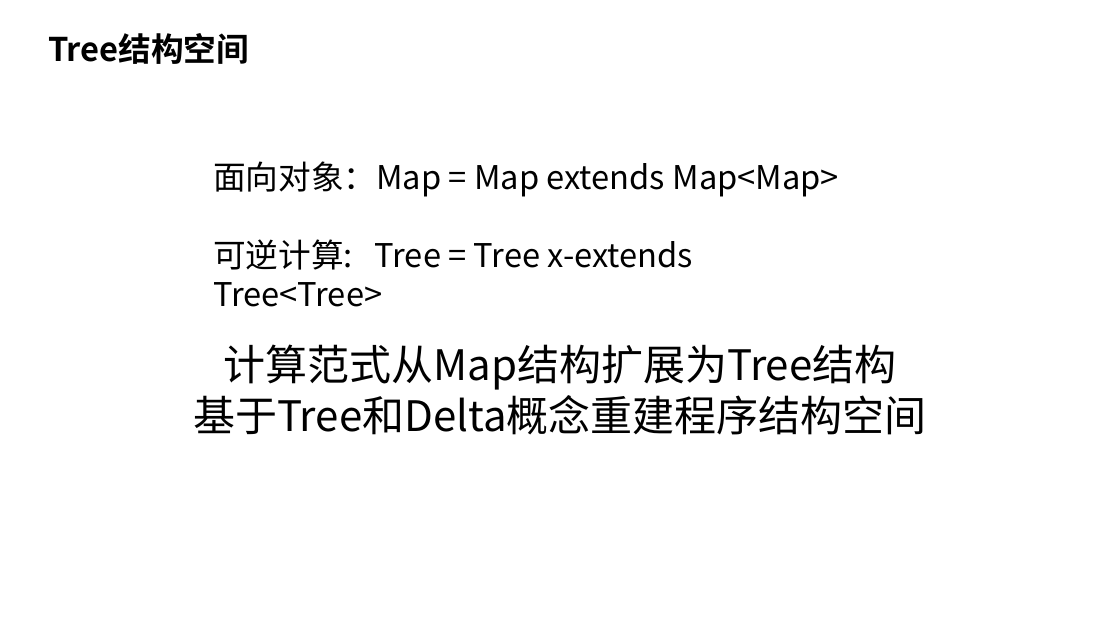
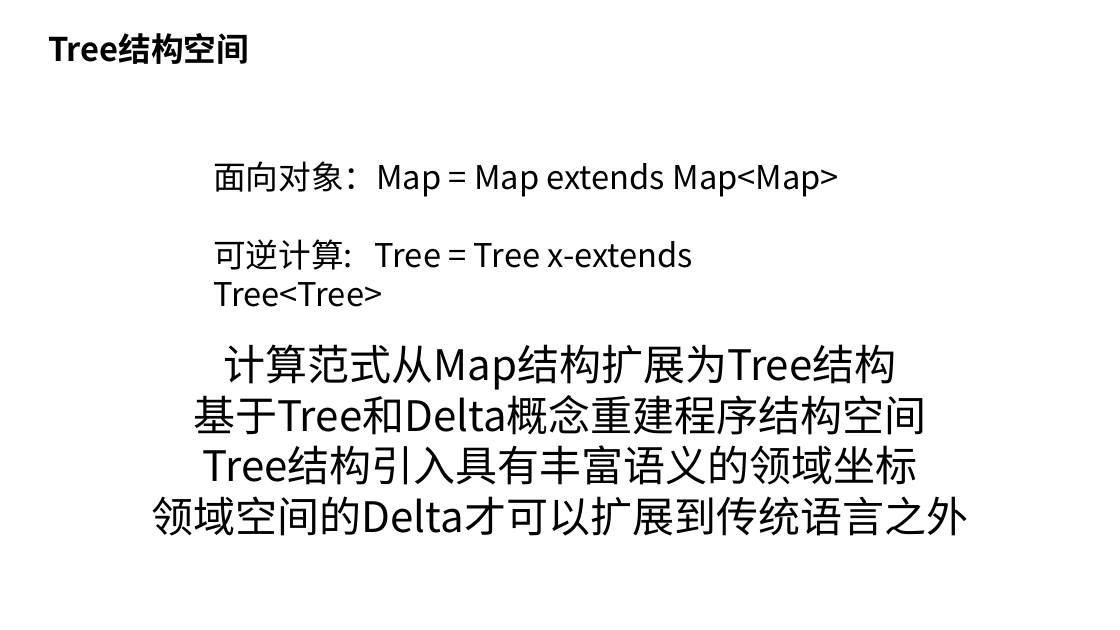
Before and after one commit to nop-platform/nop-entropy-docs, a slide deck: slide 16 of src/ppt/theory-of-reversible-computation.pptx. Drawn at 1120x630 pixels with LibreOffice and Linux fonts; fonts in the diff are those of the drawing. Boxes give left, top, right and bottom in pixels: in the first picture for what was removed or moved away, otherwise in the second. Text is boxed around its words. In the diff, an @@ line names an element or a change of style, - is before the commit and + after.

```diff
--- a/src/ppt/theory-of-reversible-computation.pptx
+++ b/src/ppt/theory-of-reversible-computation.pptx
@@ text at <box>152,445,969,536</box>: paragraphs added @@
+Tree结构引入具有丰富语义的领域坐标
+领域空间的Delta才可以扩展到传统语言之外
```
Also in this commit, not shown: 15 other slides changed.
